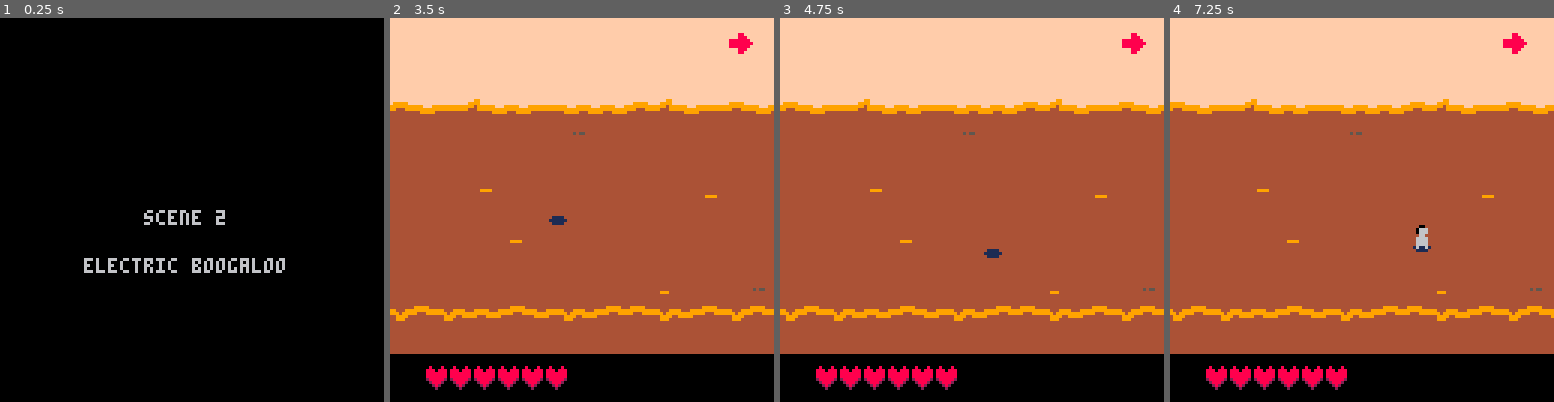
Above: before the commit, frames 1-4 (left to right).
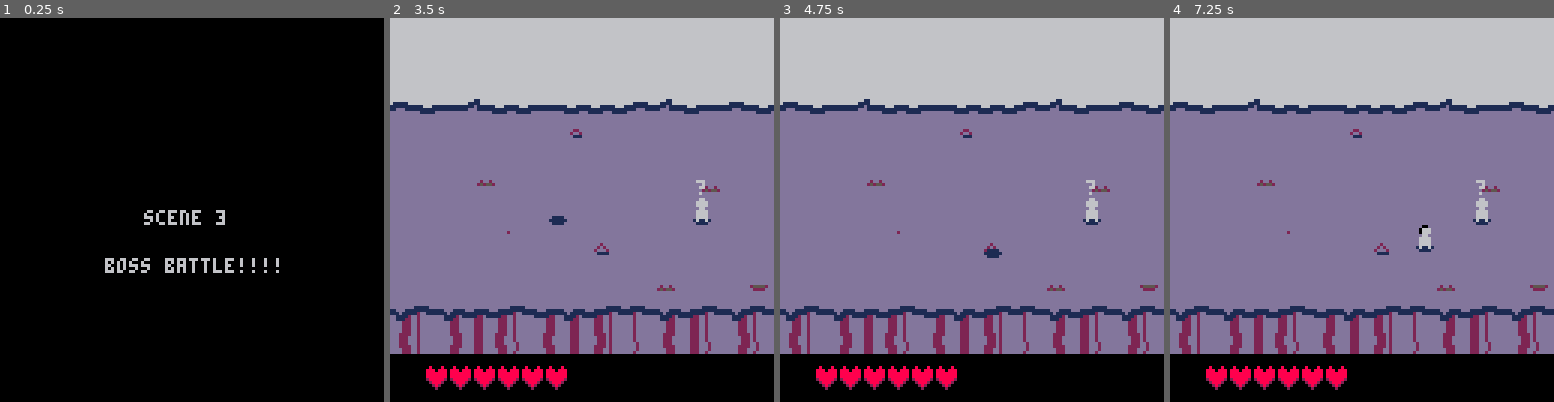
Above: after the commit, the same moments.

Repository: akbiggs/Scuffle
Game: PICO-8 cartridge scuffle.p8
Two runs of this game, one before a commit and one after it. Both use one fixed random seed, a clock stepped at 60 frames per second and the inputs below.
Inputs:
- Up to frame 1 (0.25 s): no input
- Up to frame 2 (3.5 s): tap X (X key) at 0.33, 1.07, 1.85, 2.97 s; tap O (Z key) at 0.7, 1.7, 2.1, 2.5, 2.9, 3.3 s; hold Right 1.6-2.1 s; hold Up 2.15-2.42 s; hold Right 2.47-3.03 s; hold Left from 3.08 s (still down)
- Up to frame 3 (4.75 s): release Left at 3.58 s; hold Down 3.63-3.97 s; tap O (Z key) at 3.7, 4.1, 4.5 s; hold Right 4.02-4.68 s; tap X (X key) at 4.08 s; hold Up from 4.73 s (still down)
- Up to frame 4 (7.25 s): tap O (Z key) every 0.4 s from 4.9 to 6.9 s; release Up at 5.03 s; hold Left 5.08-5.68 s; tap X (X key) at 5.2, 6.32 s; hold Down 5.73-6.03 s; hold Right 6.08-6.58 s; hold Right 6.63-7.13 s; hold Up from 7.18 s (still down)

The runs differ from the first frame. In frame 1, 1.0% of the frame differs, in the area x 21-75%, y 51-67%; in frame 2, 87%, in the area x 0-100%, y 0-88%; in frame 3, 87%; in frame 4, 87%.

Commit message:
Fix soul, spawn at beginning of stage 3

Diff:
--- a/scuffle.p8
+++ b/scuffle.p8
@@ -1373,22 +1373,7 @@
   0, 6, 10
 }
 
-function player:_init(pos)
-  self.pos = vec(pos)
-  self.vel = vec(0, 0)
-  self.life = 6
-  self.max_life = 6
-  self.invuln_cooldown = 100
-  self.left = false
-
-  self.walk_cooldown = 0
-  self.swing_cooldown = 0
-
-  self.skin_color =
-      rnd_in(player.skin_colors)
-  self.hair_color =
-      rnd_in(player.hair_colors)
-
+function player:init_anims()
   self.stand_anim =
     anim_single(1)
   self.walk_anim =
@@ -1400,6 +1385,25 @@
 		    },
 		    true)
   self.anim = self.stand_anim
+end
+
+function player:_init(pos)
+  self.pos = vec(pos)
+  self.vel = vec(0, 0)
+  self.life = 6
+  self.max_life = 6
+  self.invuln_cooldown = 100
+  self.left = false
+
+  self.walk_cooldown = 0
+  self.swing_cooldown = 0
+
+  self.skin_color =
+      rnd_in(player.skin_colors)
+  self.hair_color =
+      rnd_in(player.hair_colors)
+
+  self:init_anims()
 end
 
 function player:vulnerable()
@@ -1559,9 +1563,7 @@
   self.invuln_cooldown = 0
   self.hitstun_cooldown = 0
 
-  self.walk_idx = 1
-  self.walk_anim_len =
-      player.walk_anim_len
+  player.init_anims(self)
 
   self.left = false
 
@@ -1616,15 +1618,6 @@
     self:be_confused(player)
   else
     -- boss battle!!!!!
-  end
-
-  if self.vel:mag() > 0 then
-    self.walk_anim_idx =
-		    wrap_idx(
-        self.walk_anim_idx + 1,
-        self.walk_anim_len)
-  else
-    self.walk_anim_idx = 1
   end
 end
 
@@ -1800,6 +1792,14 @@
   }
 end
 
+function get_stage_3_waves()
+  return {
+    wave(0, {
+      soul(vec(100, 60)),
+    })
+  }
+end
+
 function get_stage_2_waves()
   return {
     wave(40, {
@@ -1849,7 +1849,11 @@
 end
 
 function get_waves(stage)
-  -- todo: stage 2, stage 3
+  if stage == 3
+  then
+    return get_stage_3_waves()
+  end
+
   if stage == 2
   then
     return get_stage_2_waves()
@@ -1879,7 +1883,8 @@
 end
 
 function get_intro_life(stage)
-  if stage == 2 then
+  if stage == 2 or stage == 3
+  then
     return 200
   end
   return 1000
@@ -1972,7 +1977,7 @@
 		-- buttons, skip it
 		state.skip_intro_presses = 0
 
-  start_stage(2, state)
+  start_stage(3, state)
 
   -- uncomment this to
   -- skip long intro
@@ -2144,6 +2149,13 @@
   update_prev_btn()
 end
 
+function draw_stage_3_intro()
+  print("scene 3", 48, 64,
+        6)
+  print("boss battle!!!!",
+        35, 80, 6)
+end
+
 function draw_stage_2_intro()
 		print("scene 2", 48, 64,
 		      6)
@@ -2187,7 +2199,10 @@
 end
 
 function draw_intro()
-  if state.stage == 2
+  if state.stage == 3
+  then
+    draw_stage_3_intro()
+  elseif state.stage == 2
   then
     draw_stage_2_intro()
   else
